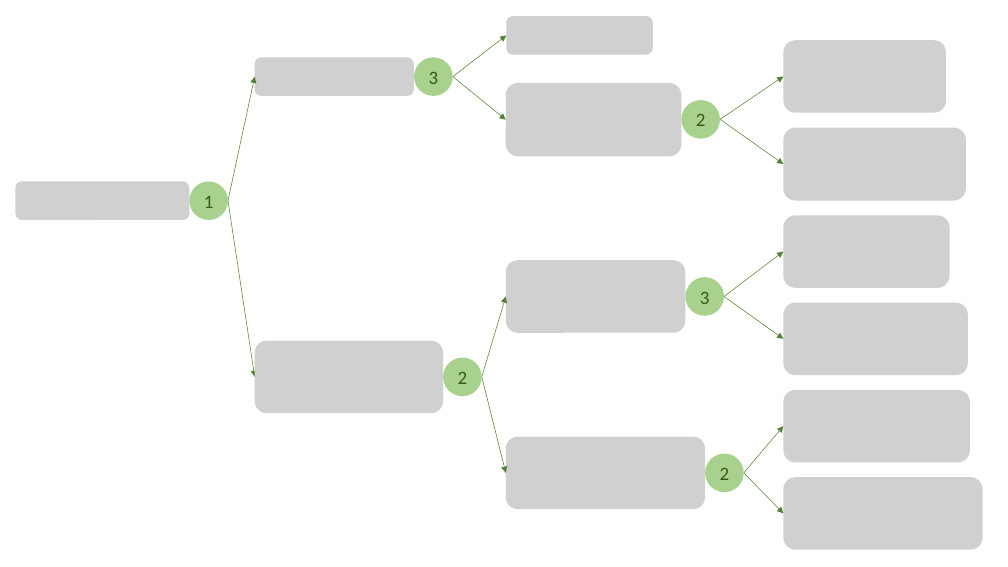
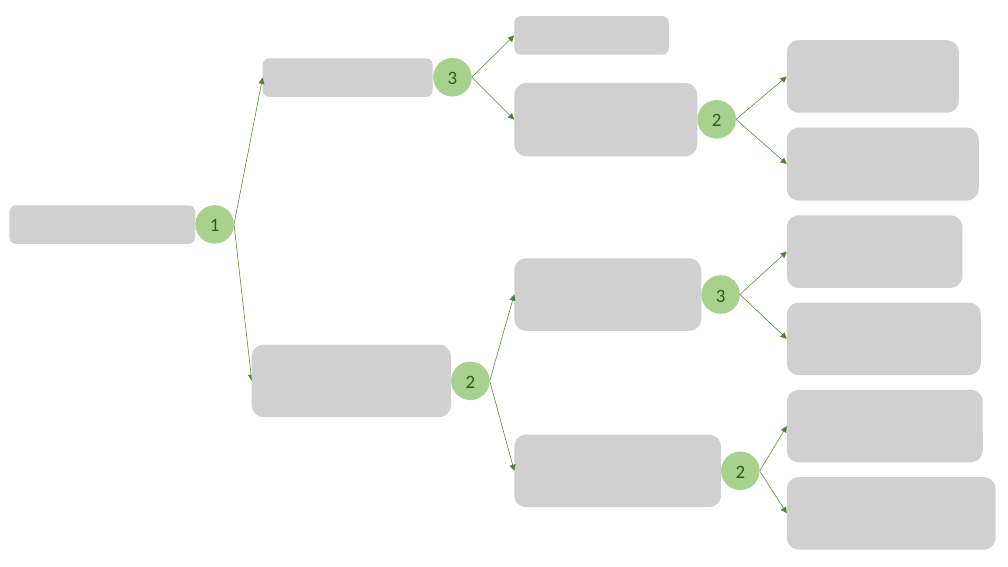
Before and after one commit to metalunk/masters_thesis, a slide deck: slide 1 of graphs/simplex_tree.pptx. Drawn at 1008x567 pixels with LibreOffice and Linux fonts; fonts in the diff are those of the drawing; grey boxes stand for pictures. Boxes give left, top, right and bottom in pixels: in the first picture for what was removed or moved away, otherwise in the second. Text is boxed around its words. In the diff, an @@ line names an element or a change of style, - is before the commit and + after.

```diff
--- a/graphs/simplex_tree.pptx
+++ b/graphs/simplex_tree.pptx
@@ picture: place and size @@
-picture at <box>507,16,653,54</box>
+picture at <box>514,16,668,54</box>
@@ picture: place and size @@
-picture at <box>255,57,414,96</box>
+picture at <box>262,58,433,97</box>
@@ ellipse "3": place and size @@
-ellipse "3" at <box>414,57,453,96</box>
+ellipse "3" at <box>433,58,472,97</box>
@@ arrow moved from (453, 76) - (507, 36) to (472, 77) - (514, 36) @@
@@ picture: place and size @@
-picture at <box>783,40,946,113</box>
+picture at <box>787,40,960,113</box>
@@ arrow moved from (228, 201) - (255, 76) to (234, 225) - (262, 78) @@
@@ arrow moved from (453, 76) - (506, 119) to (472, 77) - (514, 119) @@
@@ picture: place and size @@
-picture at <box>506,83,681,157</box>
+picture at <box>514,83,697,157</box>
@@ arrow moved from (720, 119) - (783, 76) to (737, 119) - (787, 76) @@
@@ ellipse "2": place and size @@
-ellipse "2" at <box>681,100,720,138</box>
+ellipse "2" at <box>697,100,736,138</box>
@@ arrow moved from (720, 119) - (783, 164) to (737, 119) - (787, 164) @@
@@ picture: place and size @@
-picture at <box>783,128,966,201</box>
+picture at <box>787,128,979,201</box>
@@ picture: place and size @@
-picture at <box>15,181,189,220</box>
+picture at <box>10,206,196,244</box>
@@ ellipse "1": place and size @@
-ellipse "1" at <box>189,181,228,220</box>
+ellipse "1" at <box>195,205,234,243</box>
@@ arrow moved from (228, 201) - (255, 377) to (234, 225) - (252, 381) @@
@@ picture: place and size @@
-picture at <box>783,216,950,288</box>
+picture at <box>787,216,963,288</box>
@@ picture: place and size @@
-picture at <box>506,260,686,333</box>
+picture at <box>514,259,701,331</box>
@@ arrow moved from (724, 296) - (783, 252) to (740, 295) - (787, 252) @@
@@ arrow moved from (482, 377) - (506, 296) to (490, 381) - (514, 295) @@
@@ ellipse "3": place and size @@
-ellipse "3" at <box>686,278,724,316</box>
+ellipse "3" at <box>702,275,740,314</box>
@@ arrow moved from (724, 296) - (783, 339) to (740, 295) - (787, 339) @@
@@ picture: place and size @@
-picture at <box>783,302,968,375</box>
+picture at <box>787,302,982,375</box>
@@ picture: place and size @@
-picture at <box>255,341,443,414</box>
+picture at <box>252,345,451,417</box>
@@ ellipse "2": place and size @@
-ellipse "2" at <box>443,358,482,396</box>
+ellipse "2" at <box>451,361,490,400</box>
@@ arrow moved from (482, 377) - (506, 473) to (490, 381) - (514, 471) @@
@@ picture: place and size @@
-picture at <box>783,390,970,463</box>
+picture at <box>787,390,983,463</box>
@@ picture: place and size @@
-picture at <box>506,437,706,510</box>
+picture at <box>514,435,721,507</box>
@@ arrow moved from (744, 473) - (783, 426) to (760, 471) - (787, 426) @@
@@ ellipse "2": place and size @@
-ellipse "2" at <box>706,454,744,492</box>
+ellipse "2" at <box>721,451,760,490</box>
@@ arrow moved from (744, 473) - (783, 513) to (760, 471) - (787, 513) @@
@@ picture: place and size @@
-picture at <box>783,477,983,550</box>
+picture at <box>787,477,996,550</box>
```
Also in this commit, not shown: 17 other files.
